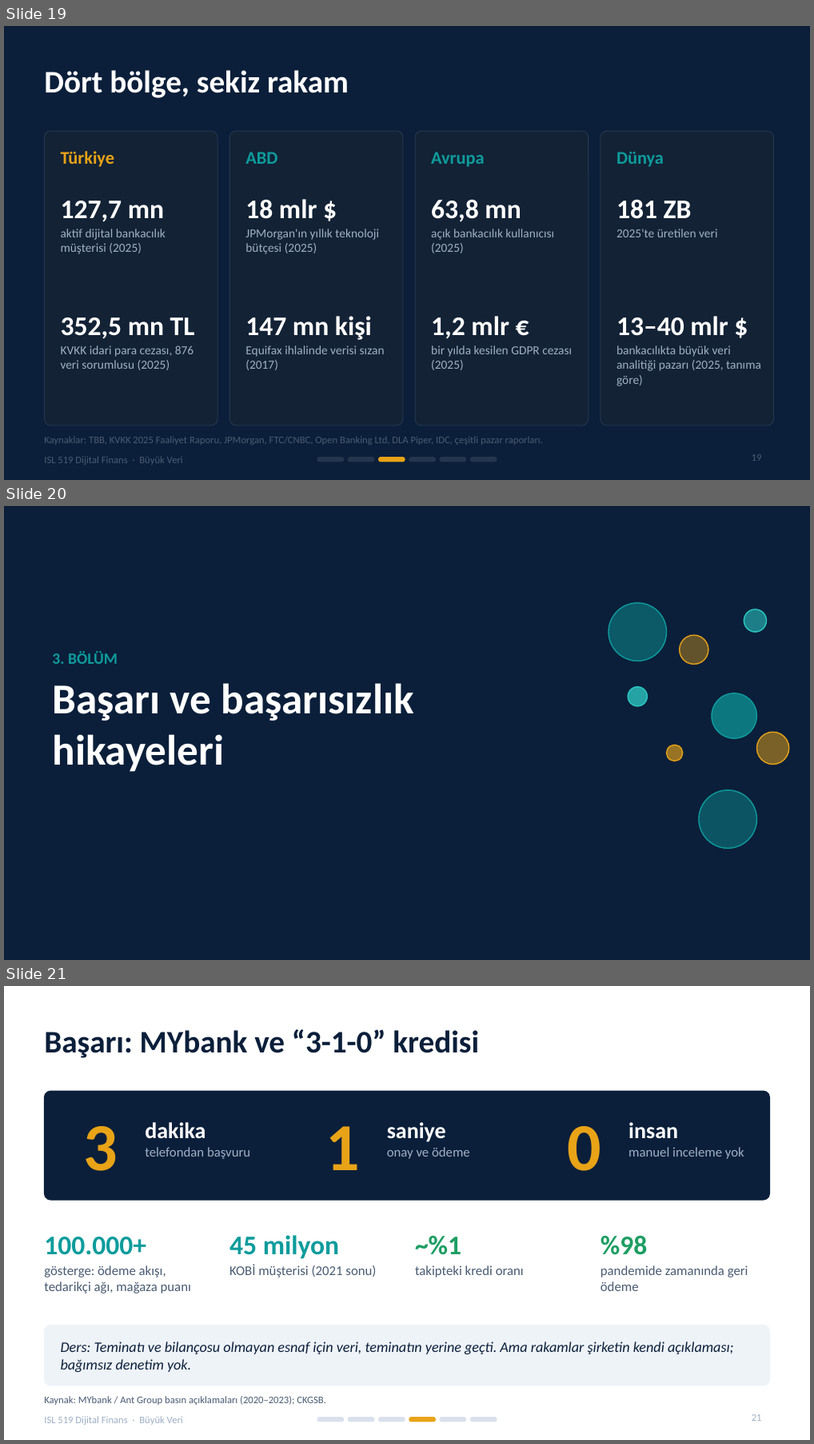
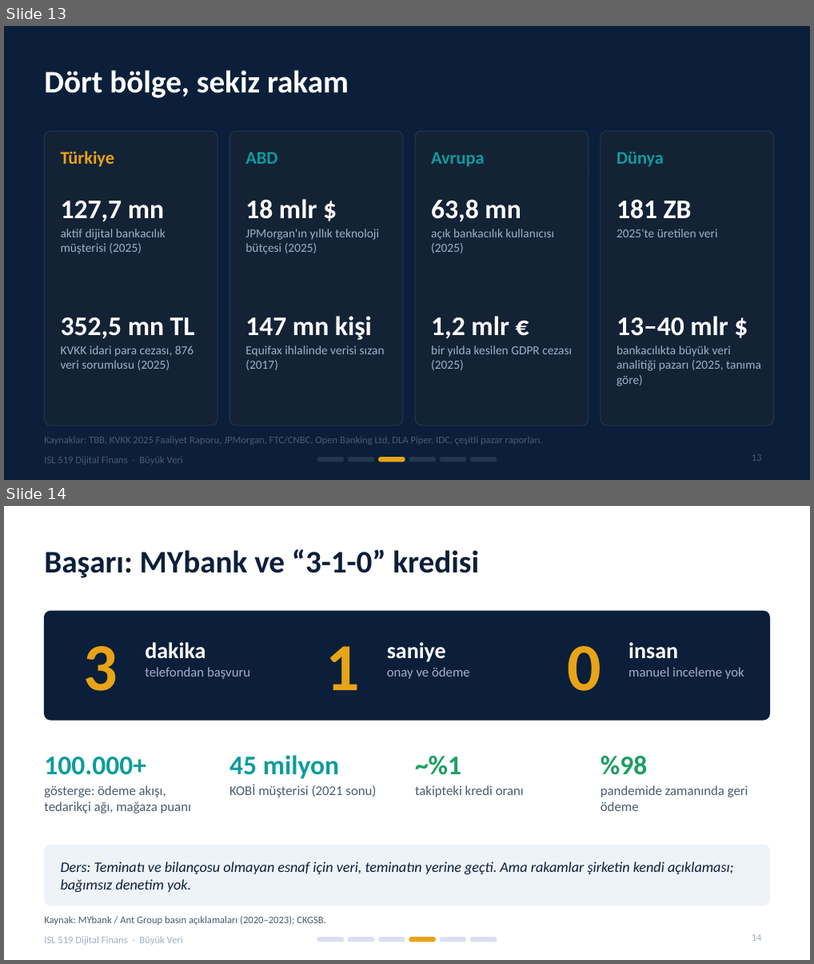
Before and after one commit to Batuhandac/batu, a slide deck: sunum/Buyuk_Veri_Sunum.pptx. Shown one above the other, each under a label of ours: slides 19, 20 and 21 before the commit, slides 13 and 14 after it. The pictures are 814x1444 and 814x964 pixels, drawn with LibreOffice and Linux fonts; fonts in the diff are those of the drawing. Boxes give left, top, right and bottom in pixels: in the first picture for what was removed or moved away, otherwise in the second. Text is boxed around its words. In the diff, an @@ line names an element or a change of style, - is before the commit and + after.

```diff
--- a/sunum/Buyuk_Veri_Sunum.pptx
+++ b/sunum/Buyuk_Veri_Sunum.pptx
@@ slide 20 removed at bbox=[4, 506, 810, 960], background #0B1F3A @@
@@ ellipse removed at bbox=[609, 603, 667, 661] @@
@@ ellipse removed at bbox=[744, 609, 767, 632] @@
@@ ellipse removed at bbox=[680, 635, 709, 664] @@
@@ text removed at bbox=[52, 651, 118, 664] @@
-3. BÖLÜM
@@ title removed at bbox=[52, 683, 414, 772] @@
-Başarı ve başarısızlık hikayeleri
@@ ellipse removed at bbox=[628, 687, 647, 706] @@
@@ ellipse removed at bbox=[712, 693, 757, 738] @@
@@ ellipse removed at bbox=[667, 744, 683, 761] @@
@@ ellipse removed at bbox=[757, 732, 790, 764] @@
@@ ellipse removed at bbox=[699, 790, 757, 848] @@
@@ what was slide 19 is now slide 13 @@
@@ what was slide 21 is now slide 14 @@
@@ page number at bbox=[752, 934, 762, 940]: text changed @@
-21
+14
```
Also in this commit, not shown: 6 slides changed, 11 other slides removed, 5 other files.
